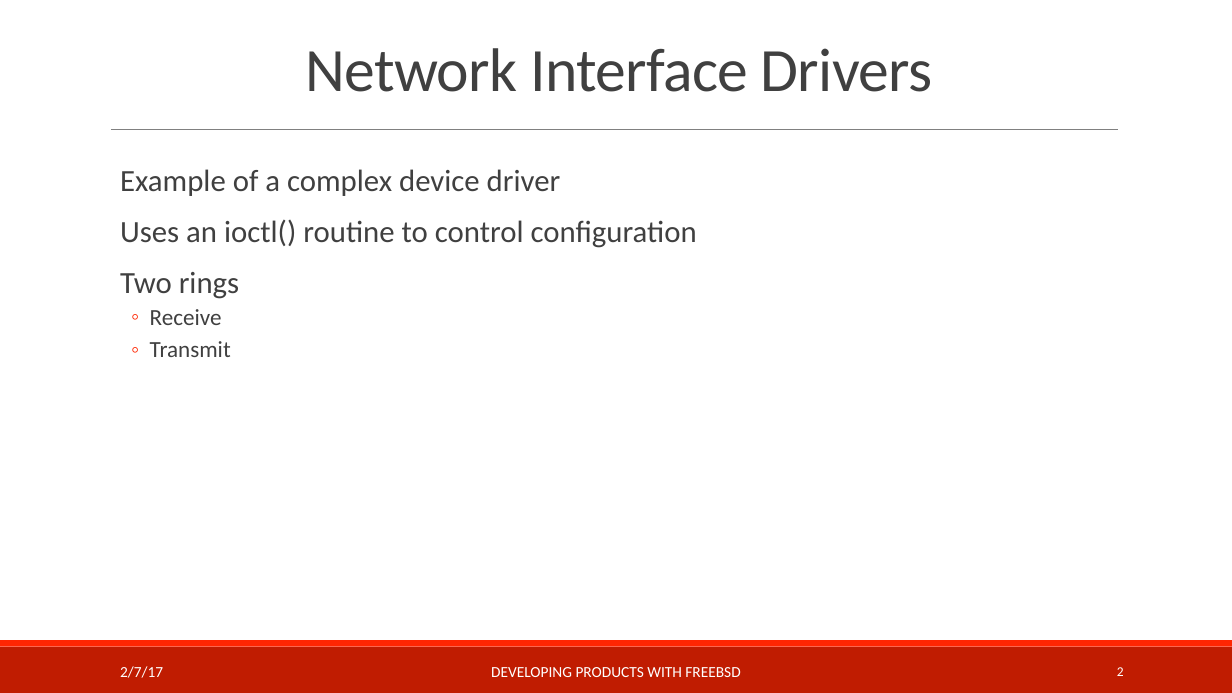
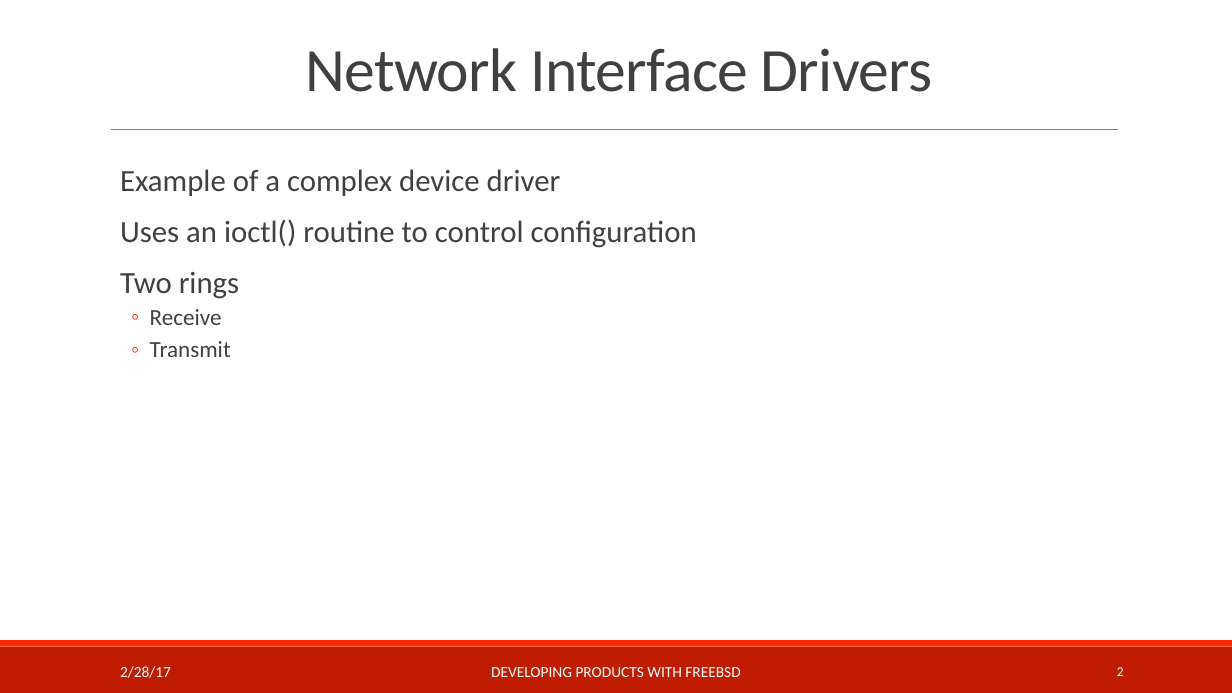
Before and after one commit to teachbsd/course, a slide deck: slide 2 of undergraduate/labs/device-drivers.pptx. Drawn at 1232x693 pixels with LibreOffice and Linux fonts; fonts in the diff are those of the drawing; background and template pictures are left out. Boxes give left, top, right and bottom in pixels: in the first picture for what was removed or moved away, otherwise in the second. Text is boxed around its words. In the diff, an @@ line names an element or a change of style, - is before the commit and + after.

```diff
--- a/undergraduate/labs/device-drivers.pptx
+++ b/undergraduate/labs/device-drivers.pptx
@@ text at [120,666,171,678]: text changed @@
-2/7/17
+2/28/17
```
Also in this commit, not shown: 1 other slide changed, 4 other files.
